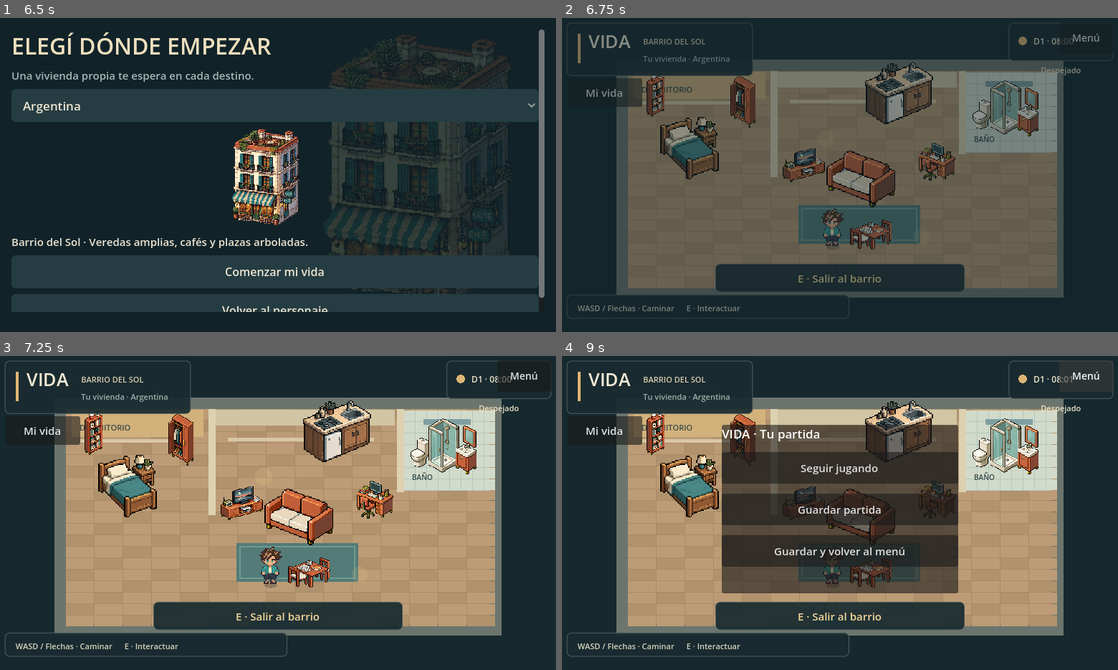
Above: before the commit, frames 1-4 (two rows, left to right).
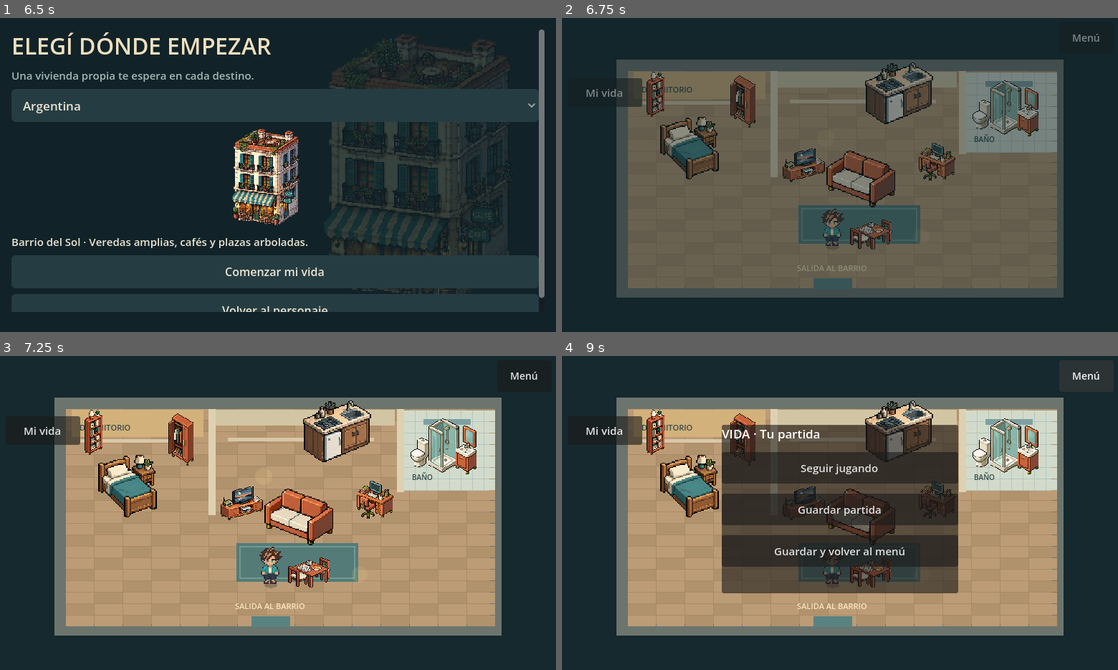
Above: after the commit, the same moments.

Repository: AgustinWojtyszyn/Life--simulador-de-vida
Game: Godot game, scene res://scenes/app.tscn
Same seed, same stepped clock (60 frames per second), same inputs: the game is played once before the commit and once after it.
Inputs:
- Up to frame 1 (6.5 s): click "Nueva vida" at 0.5 s; click "Hombre" at 1.25 s; click "Clara" at 2 s; click "Natural" at 2.75 s; click "Castaño" at 3.5 s; click "Turquesa" at 4.25 s; click "Gris" at 5 s; click "Continuar → Elegir país" at 5.75 s
- Up to frame 2 (6.75 s): click "Comenzar mi vida" at 6.5 s
- Up to frame 3 (7.25 s): no input
- Up to frame 4 (9 s): click "Mi vida" at 7.25 s; click "Volver al barrio" at 8 s; click "Menú" at 8.75 s

Frame 1 is identical in both runs. In frame 2, 6.1% of the frame differs, in the area x 0-100%, y 1-96%; in frame 3, 7.0%; in frame 4, 7.0%.
Error after the commit: Parse Error: Could not preload resource script "res://scripts/minimap.gd". (res://scripts/city_hud.gd:20)

Commit message:
feat: show interactive minimap in every city HUD

Diff:
--- a/scripts/city_hud.gd
+++ b/scripts/city_hud.gd
@@ -2,6 +2,8 @@
 
 var interaction_prompt := ""
 var interaction_message := ""
+var world: Node2D
+var minimap: Control
 
 func set_interaction(prompt: String, message: String) -> void:
 	if prompt != interaction_prompt or message != interaction_message:
@@ -14,6 +16,10 @@
 	get_viewport().size_changed.connect(queue_redraw)
 	GameClock.changed.connect(queue_redraw)
 	WeatherSystem.changed.connect(queue_redraw)
+	if is_instance_valid(world):
+		minimap = preload("res://scripts/minimap.gd").new()
+		minimap.world = world
+		add_child(minimap)
 
 func ui_scale() -> float:
 	var viewport := get_viewport_rect().size
@@ -47,7 +53,7 @@
 	if not InputManager.touch_enabled:
 		var hint := Rect2(safe.position.x + margin, safe.end.y - margin - 29 * s, 340 * s, 29 * s)
 		draw_style_box(panel(), hint)
-		draw_string(font, hint.position + Vector2(13, 20) * s, "WASD / Flechas · Caminar      E · Interactuar", HORIZONTAL_ALIGNMENT_LEFT, -1, int(10 * s), Color("d8d4bf"))
+		draw_string(font, hint.position + Vector2(13, 20) * s, "WASD / Flechas · Caminar   E · Interactuar   M · Mapa", HORIZONTAL_ALIGNMENT_LEFT, -1, int(10 * s), Color("d8d4bf"))
 
 	if not interaction_prompt.is_empty():
 		var prompt_width := 300.0 * s
